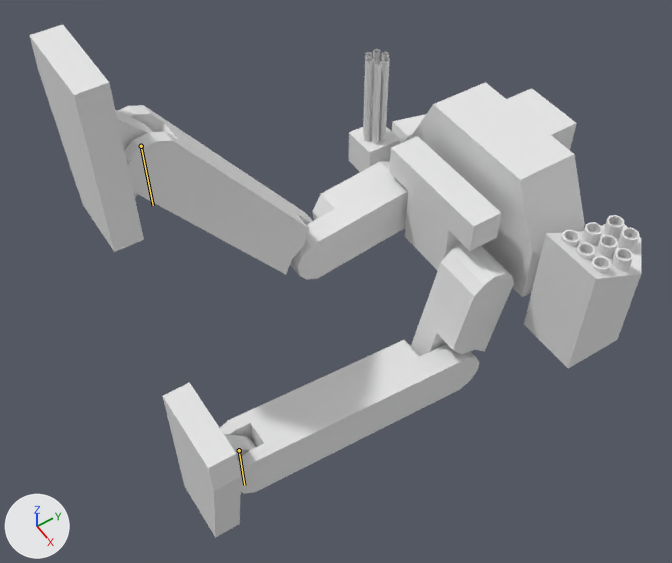
The Blender file Media/inProgress/MissileMech_SingleObject.blend as it was, and as the next commit left it.
One viewpoint serves both versions: a 50 mm lens placed at (15.36, -3.7, 18.43), pointed at (0.67, 5.8, -1.3). Lighting does not change. The marker at lower left points along +X, +Y and +Z. Both versions are drawn at the pose saved in each file; the numbers are the values there. The bones that change are drawn over the model as lines.

In view in the first picture: 'MechRoot'.
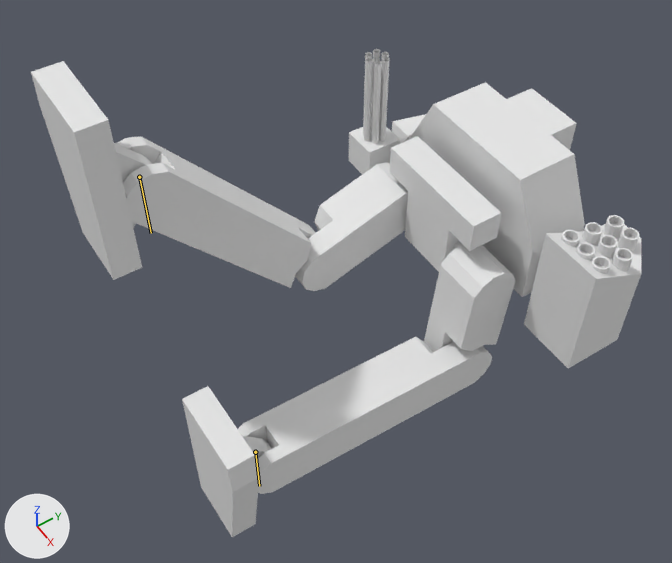
Commit message: vehicle converter + MissileMech mesh updated.

Where the change shows, as pixel boxes [x1, y1, x2, y2] in the pictures (672 x 563 px):
'MechRoot', posed
    before: [29, 24, 641, 538]
    after: [31, 49, 641, 537]
bone 'bControl.Leg.L', root to tip
    before: (239, 450) to (244, 485)
    after: (255, 452) to (259, 486)
bone 'bControl.Leg.R', root to tip
    before: (141, 146) to (153, 205)
    after: (139, 177) to (151, 233)

Patch to the scene script:
```diff
--- a/Media/inProgress/MissileMech_SingleObject.blend.py
+++ b/Media/inProgress/MissileMech_SingleObject.blend.py
@@ bone_bcontrol_leg_l @@
 bone_bcontrol_leg_l = bpy.data.objects['MechArmature'].pose.bones['bControl.Leg.L']  # child of 'bRoot'
-bone_bcontrol_leg_l.location = (0.0, 3.46, 0.0)
+bone_bcontrol_leg_l.location = (0.0, 4.0, 0.5)
@@ bone_bcontrol_leg_r @@
 bone_bcontrol_leg_r = bpy.data.objects['MechArmature'].pose.bones['bControl.Leg.R']  # child of 'bRoot'
-bone_bcontrol_leg_r.location = (0.0, -5.0, 0.2)
+bone_bcontrol_leg_r.location = (0.0, -4.08, 0.0)
```
